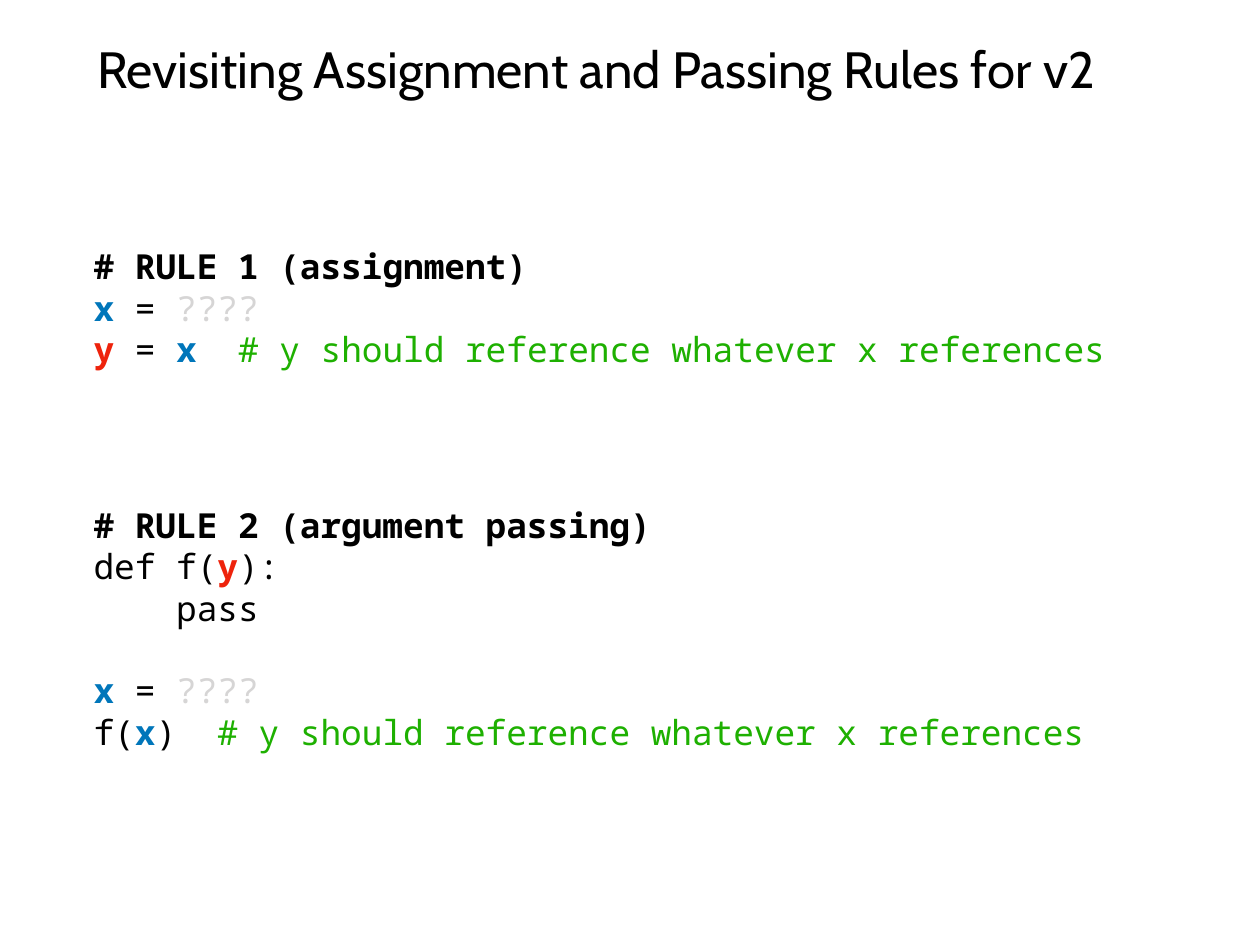
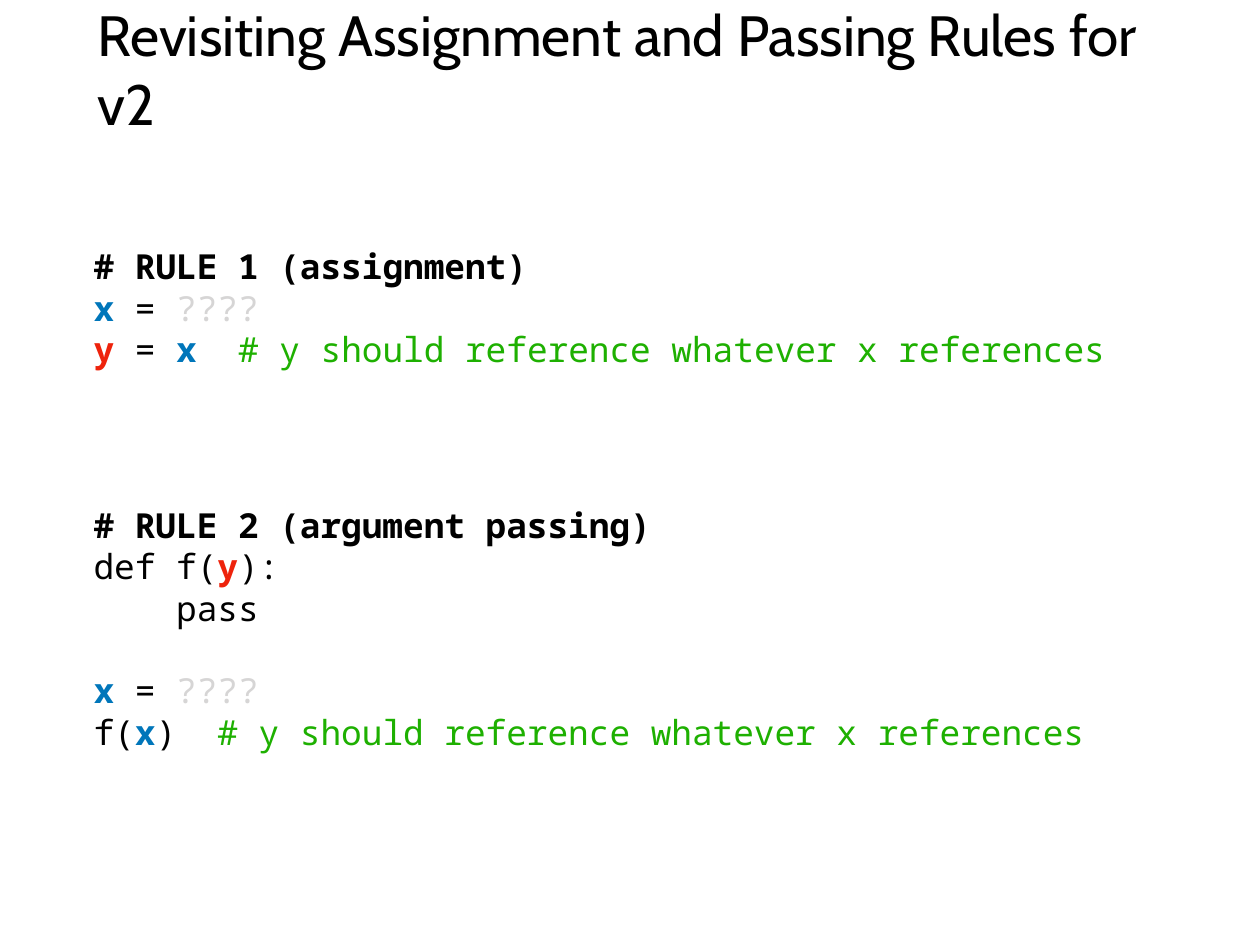
Before and after one commit to tylerharter/caraza-harter-com, a slide deck: slide 44 of tyler/meena/cs220/s21/materials/lec_21_S21.pptx. Drawn at 1260x945 pixels with LibreOffice and Linux fonts; fonts in the diff are those of the drawing. Boxes give left, top, right and bottom in pixels: in the first picture for what was removed or moved away, otherwise in the second. Text is boxed around its words. In the diff, an @@ line names an element or a change of style, - is before the commit and + after.

```diff
--- a/tyler/meena/cs220/s21/materials/lec_21_S21.pptx
+++ b/tyler/meena/cs220/s21/materials/lec_21_S21.pptx
@@ title "Revisiting Assignment and Passing Rules ..." at box(97, 13, 1137, 125): size 41.5 to 46.1 pt @@
```
Also in this commit, not shown: 1 other slide changed, 6 other files.
